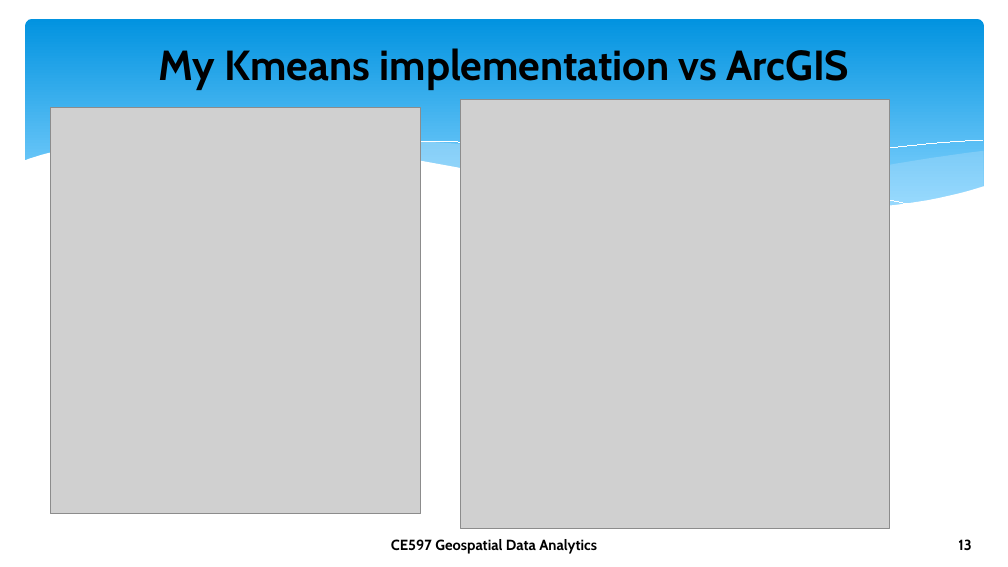
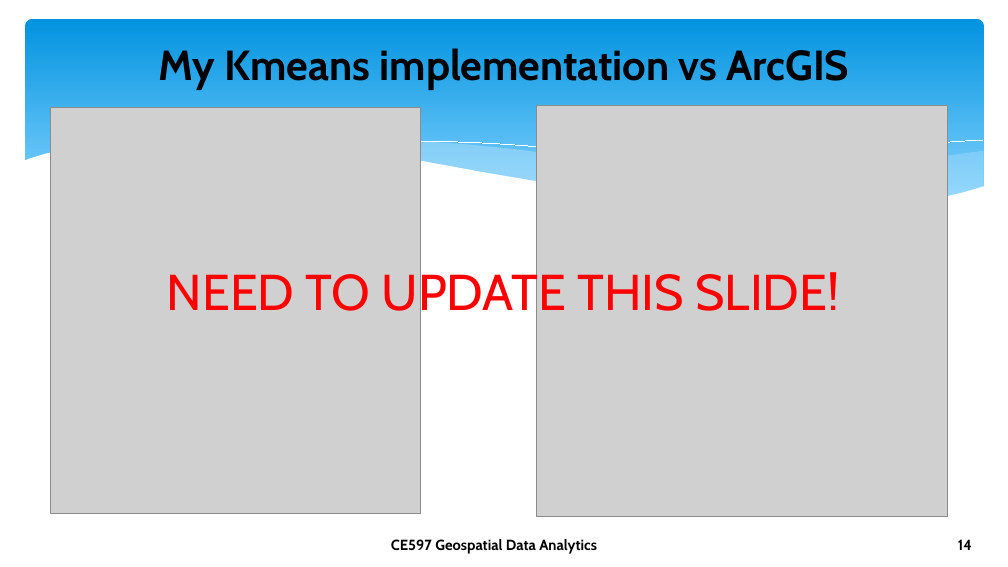
Before and after one commit to Foxhound013/CE-597_GDA, a slide deck: slide 14 of project3/reports/WLoganDowning_P3.pptx (slide 13 before the commit). Drawn at 1008x567 pixels with LibreOffice and Linux fonts; fonts in the diff are those of the drawing; grey boxes stand for pictures; background and template pictures are left out. Boxes give left, top, right and bottom in pixels: in the first picture for what was removed or moved away, otherwise in the second. Text is boxed around its words. In the diff, an @@ line names an element or a change of style, - is before the commit and + after.

Commit message:
Fixing Kmeans and updating Arc Project.

```diff
--- a/project3/reports/WLoganDowning_P3.pptx
+++ b/project3/reports/WLoganDowning_P3.pptx
@@ picture: place and size @@
-picture at bbox=[461, 99, 890, 529]
+picture at bbox=[537, 105, 948, 516]
@@ text added at bbox=[167, 268, 839, 321], 48 pt, text #FF0000 @@
+NEED TO UPDATE THIS SLIDE!
@@ page number at bbox=[958, 539, 972, 550]: text changed @@
-13
+14
```
Also in this commit, not shown: 2 other slides changed, 1 slide added, 9 other files.
